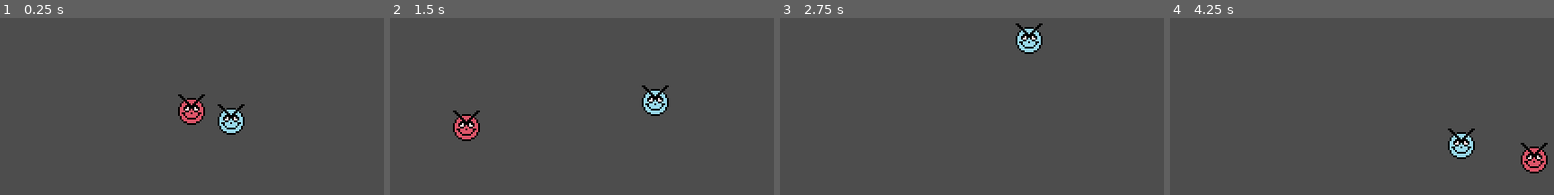
Above: before the commit, frames 1-4 (left to right).
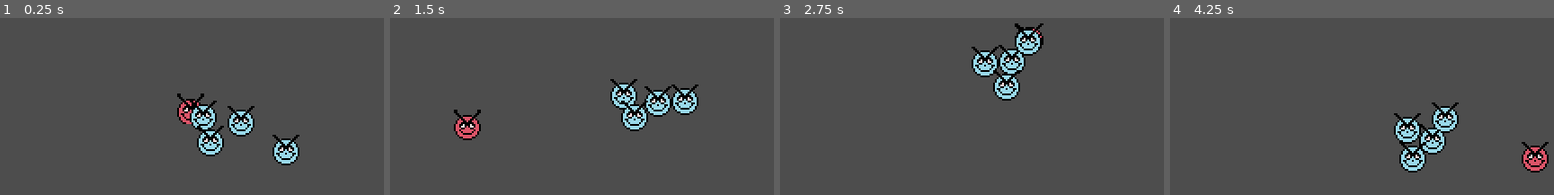
Above: after the commit, the same moments.

Repository: Jaspev/pendulum
Game: Godot game, scene res://scenes/main.tscn
Same seed, same stepped clock (60 frames per second), same inputs: the game is played once before the commit and once after it. Before the commit the project starts from res://main.tscn.
Inputs (mouse positions are in pixels of both pictures, inside the frame that each line leads up to):
- Up to frame 1 (0.25 s): no input
- Up to frame 2 (1.5 s): move the mouse to (708, 94) at 0.52 s; move the mouse to (466, 125) at 1.27 s
- Up to frame 3 (2.75 s): move the mouse to (1029, 39) at 2.02 s
- Up to frame 4 (4.25 s): move the mouse to (1331, 173) at 2.77 s; move the mouse to (1534, 157) at 3.52 s; tap F11 (fullscreen) at 4.15 s

The runs differ from the first frame. In frame 1, 3.9% of the frame differs, in the area x 46-78%, y 42-84%; in frame 2, 3.7%; in frame 3, 3.2%; in frame 4, 4.8%, in the area x 58-99%, y 47-88%.

Commit message:
enemies collide with eachother now, fullscreen/exit keybinds exist now

Diff:
--- a/main.tscn
+++ /dev/null
@@ -1,54 +0,0 @@
-[gd_scene load_steps=9 format=3 uid="uid://bqsujp6ltw8lw"]
-
-[ext_resource type="Script" path="res://scripts/player.gd" id="1_0qqfi"]
-[ext_resource type="Script" path="res://scripts/main.gd" id="1_7dwgf"]
-[ext_resource type="Texture2D" uid="uid://3pta6ol70klt" path="res://art/guy.png" id="2_qtw8v"]
-[ext_resource type="Texture2D" uid="uid://b4ovwxfoej888" path="res://art/guy2.png" id="3_jlbm7"]
-[ext_resource type="Script" path="res://scripts/enemy.gd" id="4_kut7h"]
-
-[sub_resource type="SpriteFrames" id="SpriteFrames_mxh15"]
-animations = [{
-"frames": [{
-"duration": 1.0,
-"texture": ExtResource("2_qtw8v")
-}, {
-"duration": 1.0,
-"texture": ExtResource("3_jlbm7")
-}],
-"loop": true,
-"name": &"default",
-"speed": 5.0
-}]
-
-[sub_resource type="CircleShape2D" id="CircleShape2D_3akt5"]
-radius = 7.0
-
-[sub_resource type="CircleShape2D" id="CircleShape2D_newrt"]
-radius = 7.0
-
-[node name="main" type="Node2D"]
-script = ExtResource("1_7dwgf")
-
-[node name="Player" type="Area2D" parent="."]
-script = ExtResource("1_0qqfi")
-metadata/_edit_group_ = true
-
-[node name="AnimatedSprite2D" type="AnimatedSprite2D" parent="Player"]
-sprite_frames = SubResource("SpriteFrames_mxh15")
-frame_progress = 0.220773
-speed_scale = 0.01
-
-[node name="CollisionShape2D" type="CollisionShape2D" parent="Player"]
-position = Vector2(0, 1)
-shape = SubResource("CircleShape2D_3akt5")
-
-[node name="Enemy" type="Area2D" parent="."]
-position = Vector2(200, 100)
-script = ExtResource("4_kut7h")
-
-[node name="Sprite2D" type="Sprite2D" parent="Enemy"]
-texture = ExtResource("3_jlbm7")
-
-[node name="CollisionShape2D" type="CollisionShape2D" parent="Enemy"]
-position = Vector2(0, 1)
-shape = SubResource("CircleShape2D_newrt")
--- a/project.godot
+++ b/project.godot
@@ -11,7 +11,7 @@
 [application]
 
 config/name="cranegame"
-run/main_scene="res://main.tscn"
+run/main_scene="res://scenes/main.tscn"
 config/features=PackedStringArray("4.2", "GL Compatibility")
 config/icon="res://icon.svg"
 
@@ -19,9 +19,10 @@
 
 window/size/viewport_width=320
 window/size/viewport_height=180
-window/size/mode=3
 window/size/resizable=false
-window/stretch/mode="canvas_items"
+window/stretch/mode="viewport"
+window/stretch/scale_mode="integer"
+window/vsync/vsync_mode=0
 
 [input]
 
@@ -30,6 +31,11 @@
 "events": [Object(InputEventKey,"resource_local_to_scene":false,"resource_name":"","device":0,"window_id":0,"alt_presse …(181 unchanged characters)…
 ]
 }
+closegame={
+"deadzone": 0.5,
+"events": [Object(InputEventKey,"resource_local_to_scene":false,"resource_name":"","device":-1,"window_id":0,"alt_pressed":false,"shift_pressed":false,"ctrl_pressed":false,"meta_pressed":false,"pressed":false,"keycode":0,"physical_keycode":4194305,"key_label":0,"unicode":0,"echo":false,"script":null)
+]
+}
 
 [rendering]
 
--- /dev/null
+++ b/scenes/main.tscn
@@ -0,0 +1,86 @@
+[gd_scene load_steps=9 format=3 uid="uid://bqsujp6ltw8lw"]
+
+[ext_resource type="Script" path="res://scripts/main.gd" id="1_l21vc"]
+[ext_resource type="Script" path="res://scripts/player.gd" id="2_r6hf7"]
+[ext_resource type="Texture2D" uid="uid://3pta6ol70klt" path="res://art/guy.png" id="3_fkjpx"]
+[ext_resource type="Texture2D" uid="uid://b4ovwxfoej888" path="res://art/guy2.png" id="4_mfrle"]
+[ext_resource type="Script" path="res://scripts/enemy01.gd" id="5_ivptq"]
+
+[sub_resource type="SpriteFrames" id="SpriteFrames_mxh15"]
+animations = [{
+"frames": [{
+"duration": 1.0,
+"texture": ExtResource("3_fkjpx")
+}, {
+"duration": 1.0,
+"texture": ExtResource("4_mfrle")
+}],
+"loop": true,
+"name": &"default",
+"speed": 5.0
+}]
+
+[sub_resource type="CircleShape2D" id="CircleShape2D_3akt5"]
+radius = 7.0
+
+[sub_resource type="CircleShape2D" id="CircleShape2D_newrt"]
+radius = 7.0
+
+[node name="main" type="Node2D"]
+script = ExtResource("1_l21vc")
+
+[node name="Player" type="Area2D" parent="."]
+script = ExtResource("2_r6hf7")
+
+[node name="AnimatedSprite2D" type="AnimatedSprite2D" parent="Player"]
+sprite_frames = SubResource("SpriteFrames_mxh15")
+frame_progress = 0.220773
+speed_scale = 0.01
+
+[node name="CollisionShape2D" type="CollisionShape2D" parent="Player"]
+position = Vector2(0, 1)
+shape = SubResource("CircleShape2D_3akt5")
+
+[node name="Enemy" type="CharacterBody2D" parent="."]
+position = Vector2(200, 100)
+script = ExtResource("5_ivptq")
+
+[node name="Sprite2D" type="Sprite2D" parent="Enemy"]
+texture = ExtResource("4_mfrle")
+
+[node name="CollisionShape2D" type="CollisionShape2D" parent="Enemy"]
+position = Vector2(0, 1)
+shape = SubResource("CircleShape2D_newrt")
+
+[node name="Enemy2" type="CharacterBody2D" parent="."]
+position = Vector2(224, 117)
+script = ExtResource("5_ivptq")
+
+[node name="Sprite2D" type="Sprite2D" parent="Enemy2"]
+texture = ExtResource("4_mfrle")
+
+[node name="CollisionShape2D" type="CollisionShape2D" parent="Enemy2"]
+position = Vector2(0, 1)
+shape = SubResource("CircleShape2D_newrt")
+
+[node name="Enemy3" type="CharacterBody2D" parent="."]
+position = Vector2(177, 100)
+script = ExtResource("5_ivptq")
+
+[node name="Sprite2D" type="Sprite2D" parent="Enemy3"]
+texture = ExtResource("4_mfrle")
+
+[node name="CollisionShape2D" type="CollisionShape2D" parent="Enemy3"]
+position = Vector2(0, 1)
+shape = SubResource("CircleShape2D_newrt")
+
+[node name="Enemy4" type="CharacterBody2D" parent="."]
+position = Vector2(177, 117)
+script = ExtResource("5_ivptq")
+
+[node name="Sprite2D" type="Sprite2D" parent="Enemy4"]
+texture = ExtResource("4_mfrle")
+
+[node name="CollisionShape2D" type="CollisionShape2D" parent="Enemy4"]
+position = Vector2(0, 1)
+shape = SubResource("CircleShape2D_newrt")
--- a/scripts/enemy.gd
+++ /dev/null
@@ -1,10 +0,0 @@
-extends Area2D
-@onready var player = $"../Player"
-var speed = 75
-
-func _ready():
-	pass
-
-func _process(delta):
-	print(self.position)
-	position = position.move_toward(player.position, delta * speed)
--- /dev/null
+++ b/scripts/enemy01.gd
@@ -0,0 +1,15 @@
+extends CharacterBody2D
+@onready var player = $"../Player"
+var speed = 50
+
+func _ready():
+	pass
+
+func _physics_process(delta):
+	#constantly move toward the player
+	position = position.move_toward(player.position, delta * speed)
+
+	#somehow makes them collide with eachother without everything breaking
+	var collision_info = move_and_collide(velocity * delta)
+	if collision_info:
+		velocity = velocity.bounce(collision_info.get_normal())
--- a/scripts/main.gd
+++ b/scripts/main.gd
@@ -1,11 +1,17 @@
 extends Node2D
 
+func _ready():
+	pass
 
-# Called when the node enters the scene tree for the first time.
-func _ready():
-	pass # Replace with function body.
-
-
-# Called every frame. 'delta' is the elapsed time since the previous frame.
 func _process(delta):
 	pass
+
+func _input(event):
+	if event.is_action_pressed("fullscreen"): # f11 fullscreens
+		if DisplayServer.window_get_mode() == 0:
+			DisplayServer.window_set_mode(DisplayServer.WINDOW_MODE_EXCLUSIVE_FULLSCREEN)
+		else:
+			DisplayServer.window_set_mode(DisplayServer.WINDOW_MODE_WINDOWED)
+
+	if event.is_action_pressed("closegame"): # esc closes game
+		get_tree().quit()
--- a/scripts/player.gd
+++ b/scripts/player.gd
@@ -1,8 +1,19 @@
 extends Area2D
+@onready var viewport_size = get_viewport_rect().size
 
 func _ready():
 	pass
 
 func _process(delta):
-	position.x = get_viewport().get_mouse_position().x
-	position.y = get_viewport().get_mouse_position().y
+	var cursor_pos = get_viewport().get_mouse_position()
+	position = cursor_pos
+
+	# player position cannot be more than viewport bounds
+	if position.x >= viewport_size.x:
+		position.x = viewport_size.x
+	if position.x <= 0:
+		position.x = 0
+	if position.y >= viewport_size.y:
+		position.y = viewport_size.y
+	if position.y <= 0:
+		position.y = 0
